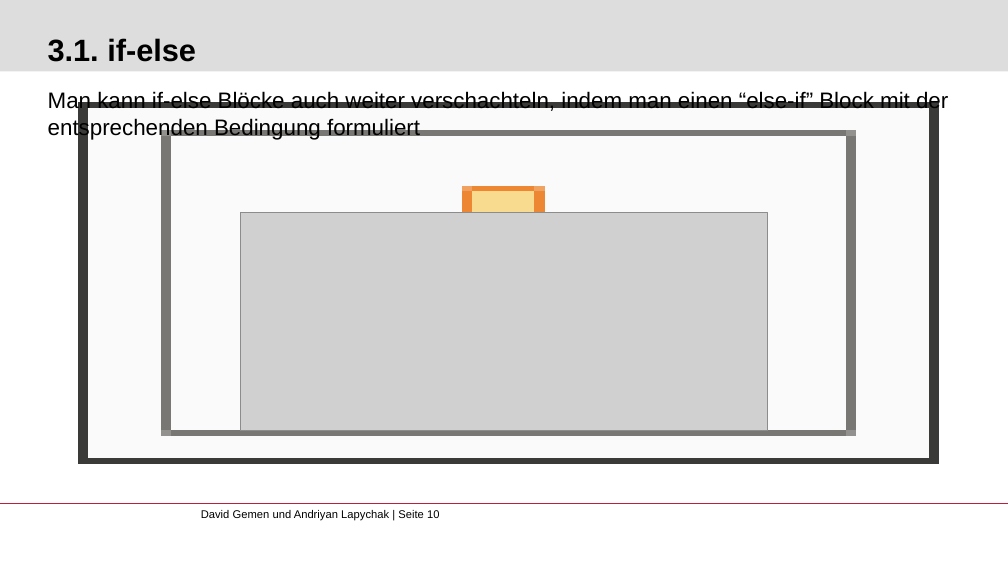
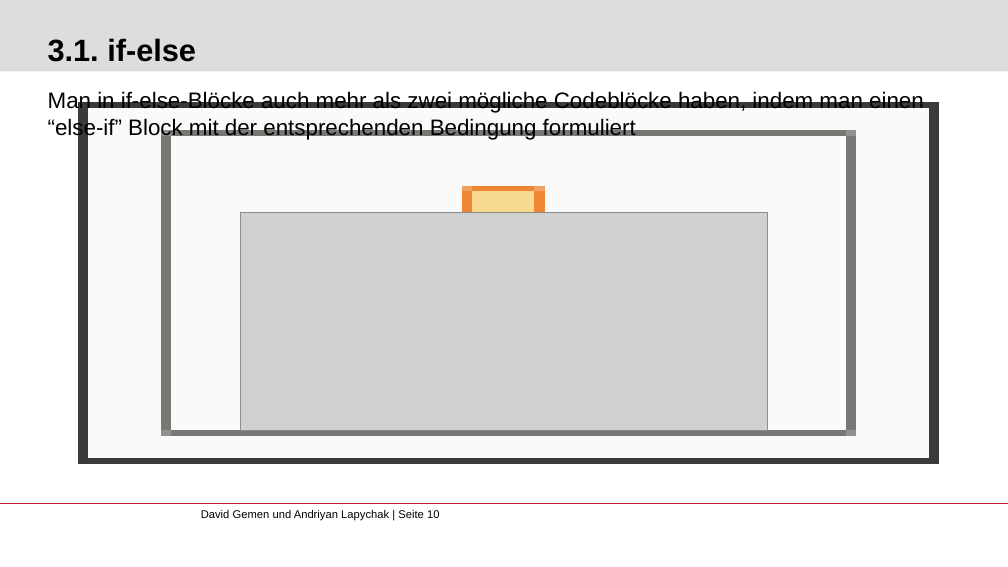
Before and after one commit to gemdav/Programmieren-1-Tutorium, a slide deck: slide 10 of slides/01_first_steps_with_java.pptx. Drawn at 1008x567 pixels with LibreOffice and Linux fonts; fonts in the diff are those of the drawing; grey boxes stand for pictures; background and template pictures are left out. Boxes give left, top, right and bottom in pixels: in the first picture for what was removed or moved away, otherwise in the second. Text is boxed around its words. In the diff, an @@ line names an element or a change of style, - is before the commit and + after.

```diff
--- a/slides/01_first_steps_with_java.pptx
+++ b/slides/01_first_steps_with_java.pptx
@@ text at (48, 91, 924, 140): text changed @@
-Man kann if-else Blöcke auch weiter verschachteln, indem man einen “else-if” Block mit der entsprechenden Bedingung formuliert
+Man in if-else-Blöcke auch mehr als zwei mögliche Codeblöcke haben, indem man einen “else-if” Block mit der entsprechenden Bedingung formuliert
```
Also in this commit, not shown: 1 other slide changed.
